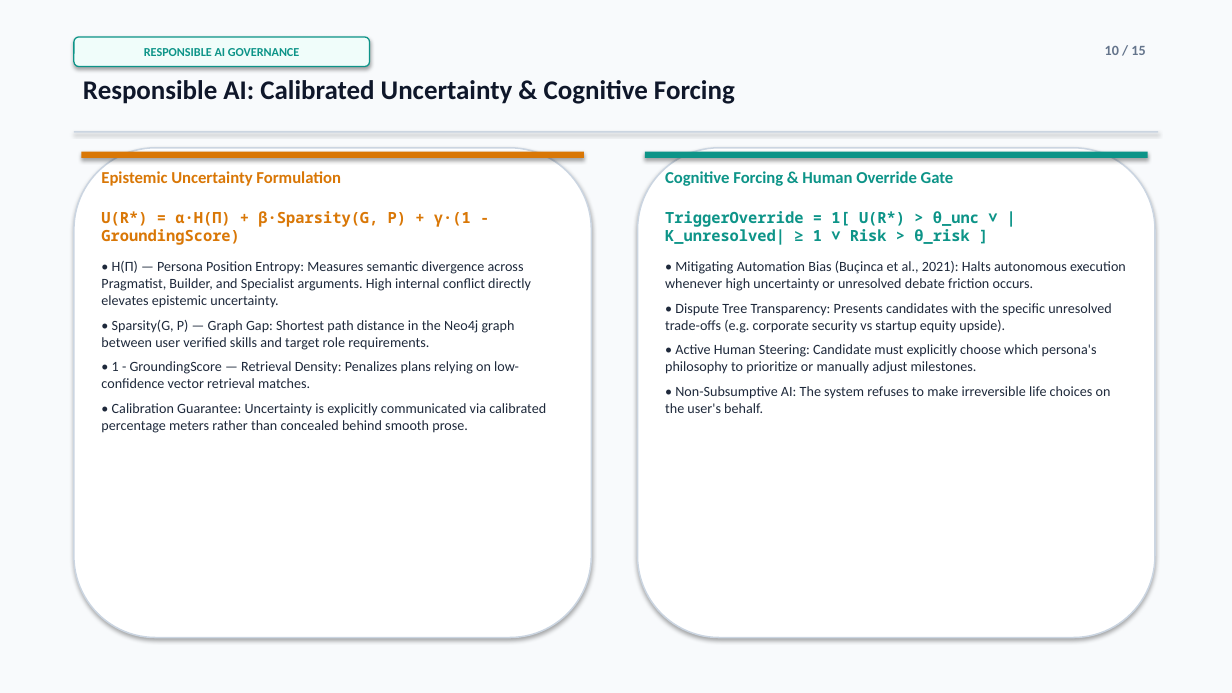
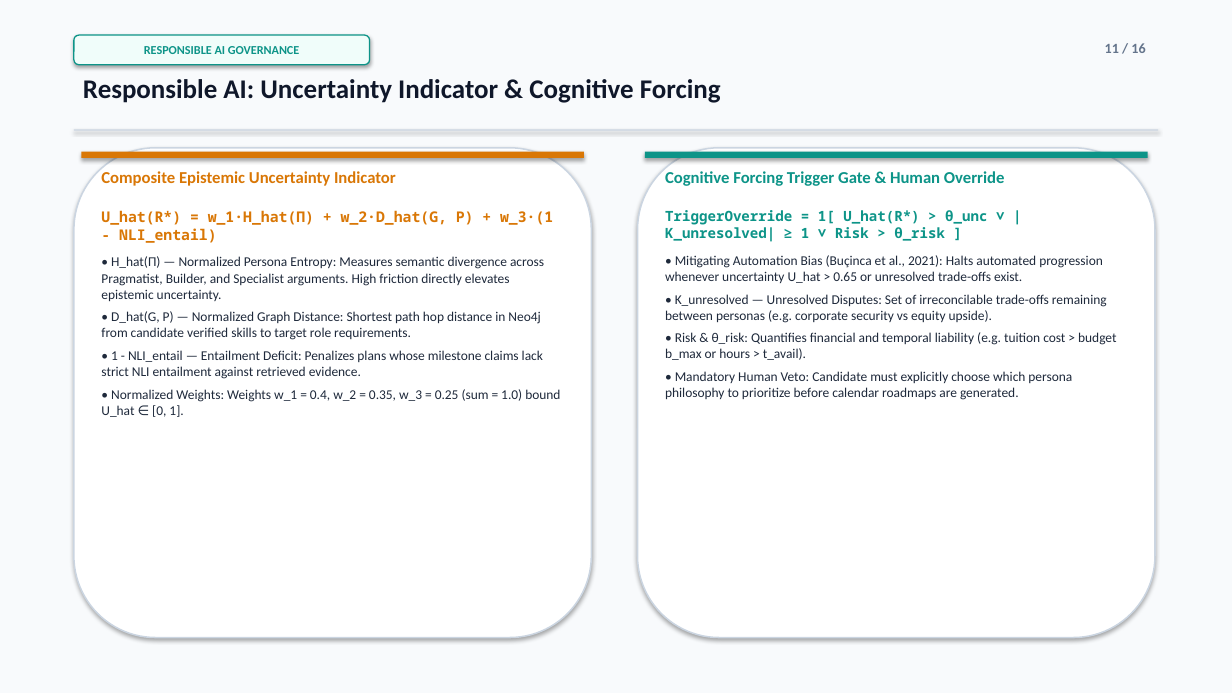
Before and after one commit to parth2024-tech/rai-project, a slide deck: slide 11 of Final_Presentation.pptx (slide 10 before the commit). Drawn at 1232x693 pixels with LibreOffice and Linux fonts; fonts in the diff are those of the drawing. Boxes give left, top, right and bottom in pixels: in the first picture for what was removed or moved away, otherwise in the second. Text is boxed around its words. In the diff, an @@ line names an element or a change of style, - is before the commit and + after.

Commit message:
fix(presentation): resolve audit points across technical definitions, unconfounded ablation, and visual layout

```diff
--- a/Final_Presentation.pptx
+++ b/Final_Presentation.pptx
@@ text at <box>1105,43,1145,53</box>: text changed @@
-10 / 15
+11 / 16
@@ text at <box>83,79,721,103</box>: text changed @@
-Responsible AI: Calibrated Uncertainty & Cognitive Forcing
+Responsible AI: Uncertainty Indicator & Cognitive Forcing
@@ text at <box>101,171,396,186</box>: text changed @@
-Epistemic Uncertainty Formulation
+Composite Epistemic Uncertainty Indicator
@@ text at <box>665,171,1005,186</box>: text changed @@
-Cognitive Forcing & Human Override Gate
+Cognitive Forcing Trigger Gate & Human Override
@@ text at <box>101,210,560,417</box>: text changed; size 11 to 10.5 pt @@
-U(R*) = α·H(Π) + β·Sparsity(G, P) + γ·(1 - GroundingScore)
-• H(Π) — Persona Position Entropy: Measures semantic divergence across Pragmatist, Builder, and Specialist arguments. High internal conflict directly elevates epistemic uncertainty.
-• Sparsity(G, P) — Graph Gap: Shortest path distance in the Neo4j graph between user verified skills and target role requirements.
-• 1 - GroundingScore — Retrieval Density: Penalizes plans relying on low-confidence vector retrieval matches.
-• Calibration Guarantee: Uncertainty is explicitly communicated via calibrated percentage meters rather than concealed behind smooth prose.
+U_hat(R*) = w_1·H_hat(Π) + w_2·D_hat(G, P) + w_3·(1 - NLI_entail)
+• H_hat(Π) — Normalized Persona Entropy: Measures semantic divergence across Pragmatist, Builder, and Specialist arguments. High friction directly elevates epistemic uncertainty.
+• D_hat(G, P) — Normalized Graph Distance: Shortest path hop distance in Neo4j from candidate verified skills to target role requirements.
+• 1 - NLI_entail — Entailment Deficit: Penalizes plans whose milestone claims lack strict NLI entailment against retrieved evidence.
+• Normalized Weights: Weights w_1 = 0.4, w_2 = 0.35, w_3 = 0.25 (sum = 1.0) bound U_hat ∈ [0, 1].
@@ text at <box>665,210,1116,400</box>: text changed; size 11 to 10.5 pt @@
-TriggerOverride = 1[ U(R*) > θ_unc ∨ |K_unresolved| ≥ 1 ∨ Risk > θ_risk ]
-• Mitigating Automation Bias (Buçinca et al., 2021): Halts autonomous execution whenever high uncertainty or unresolved debate friction occurs.
-• Dispute Tree Transparency: Presents candidates with the specific unresolved trade-offs (e.g. corporate security vs startup equity upside).
-• Active Human Steering: Candidate must explicitly choose which persona's philosophy to prioritize or manually adjust milestones.
-• Non-Subsumptive AI: The system refuses to make irreversible life choices on the user's behalf.
+TriggerOverride = 1[ U_hat(R*) > θ_unc ∨ |K_unresolved| ≥ 1 ∨ Risk > θ_risk ]
+• Mitigating Automation Bias (Buçinca et al., 2021): Halts automated progression whenever uncertainty U_hat > 0.65 or unresolved trade-offs exist.
+• K_unresolved — Unresolved Disputes: Set of irreconcilable trade-offs remaining between personas (e.g. corporate security vs equity upside).
+• Risk & θ_risk: Quantifies financial and temporal liability (e.g. tuition cost > budget b_max or hours > t_avail).
+• Mandatory Human Veto: Candidate must explicitly choose which persona philosophy to prioritize before calendar roadmaps are generated.
```
Also in this commit, not shown: 11 other slides changed, 4 slides added, 3 slides removed, 2 other files.
